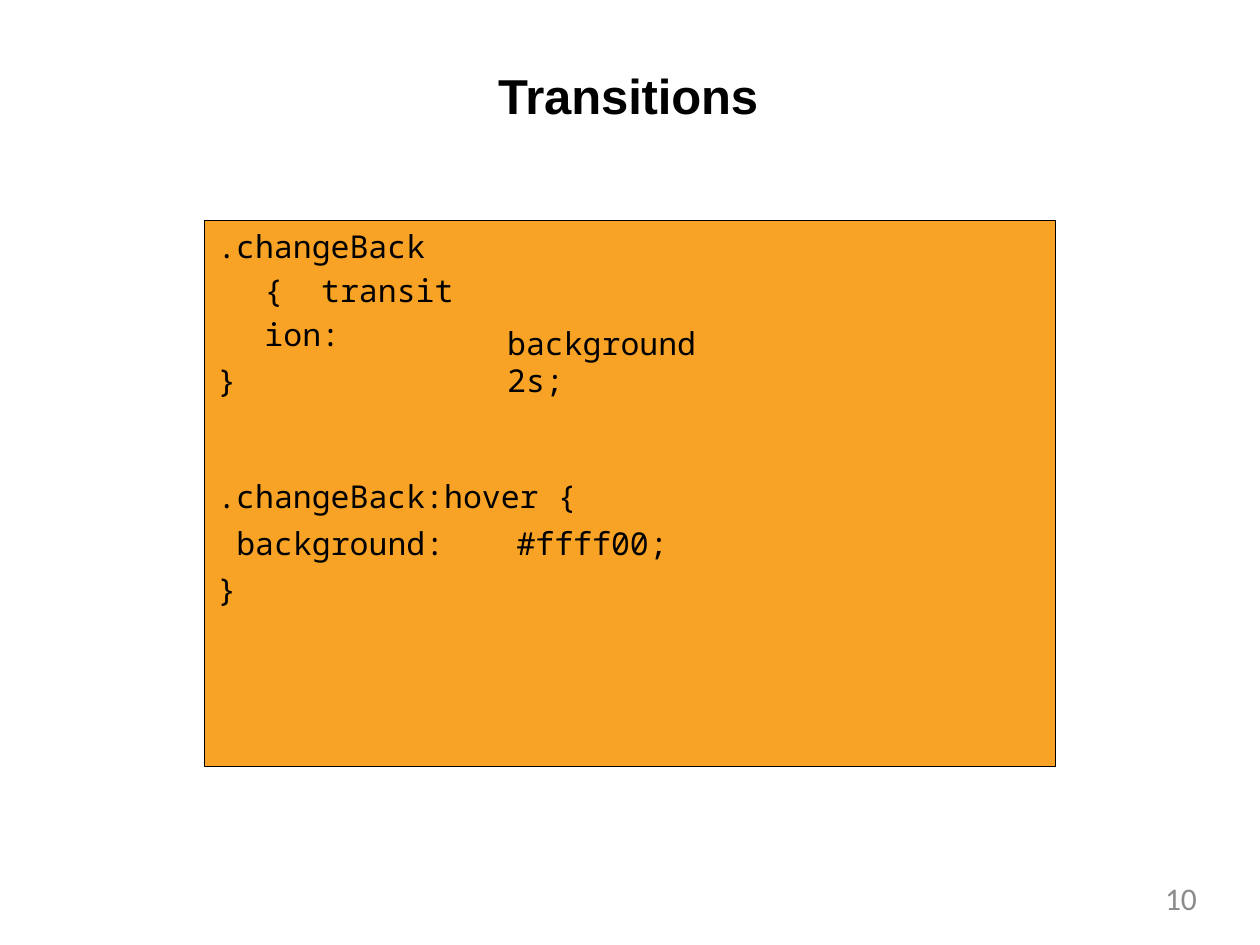
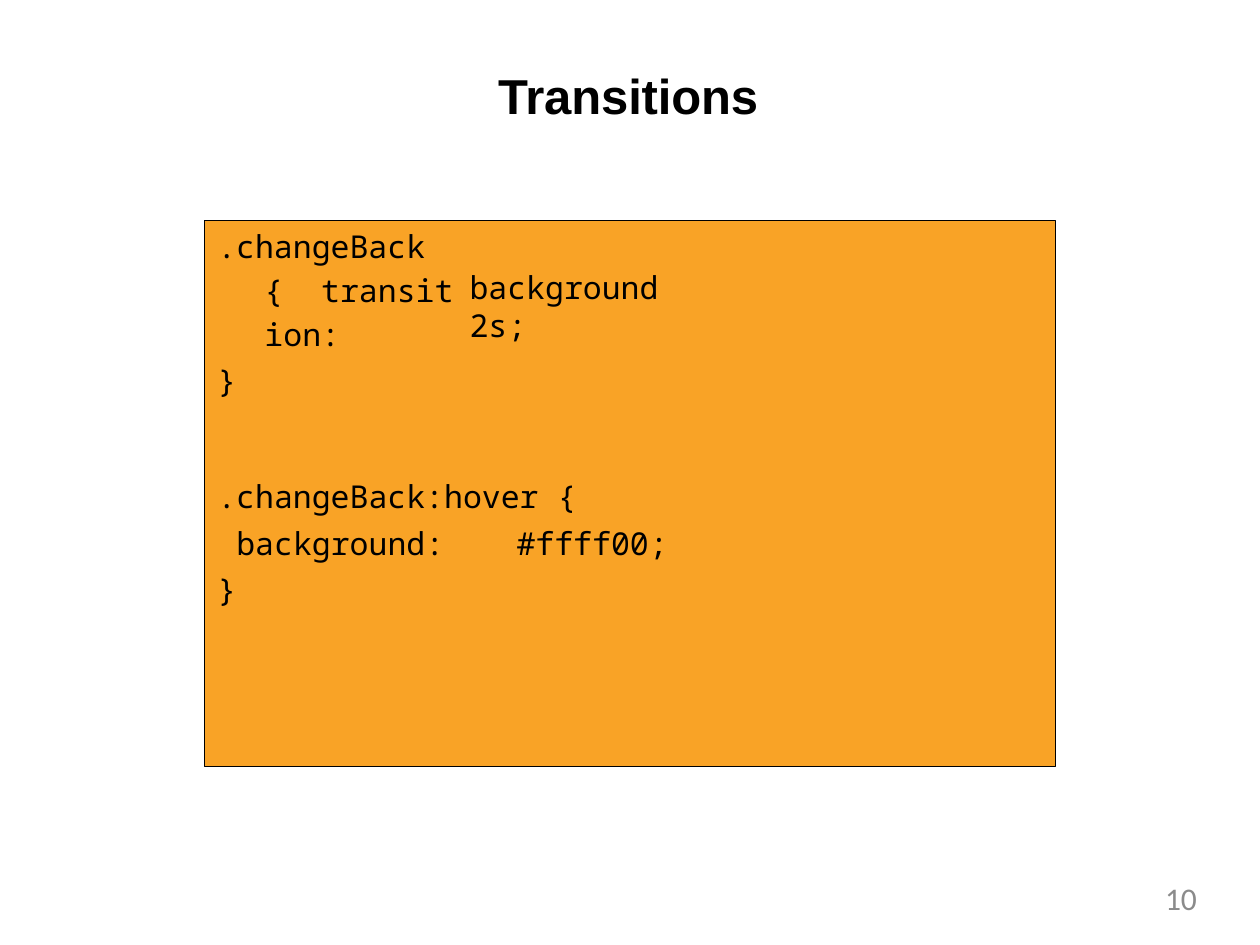
Before and after one commit to StevenJoseph19/ASDE-2024, a slide deck: slide 10 of Learning Phase/Week 3/Day 4/CSS3/Slides/7. Animations/css3-m7-animations-slides.pptx. Drawn at 1260x945 pixels with LibreOffice and Linux fonts; fonts in the diff are those of the drawing. Boxes give left, top, right and bottom in pixels: in the first picture for what was removed or moved away, otherwise in the second. Text is boxed around its words. In the diff, an @@ line names an element or a change of style, - is before the commit and + after.

```diff
--- a/Learning Phase/Week 3/Day 4/CSS3/Slides/7. Animations/css3-m7-animations-slides.pptx
+++ b/Learning Phase/Week 3/Day 4/CSS3/Slides/7. Animations/css3-m7-animations-slides.pptx
@@ text "background 2s;": place and size @@
-text "background 2s;" at [507, 331, 696, 397]
+text "background 2s;" at [470, 275, 659, 342]
```
Also in this commit, not shown: 2 other files.
